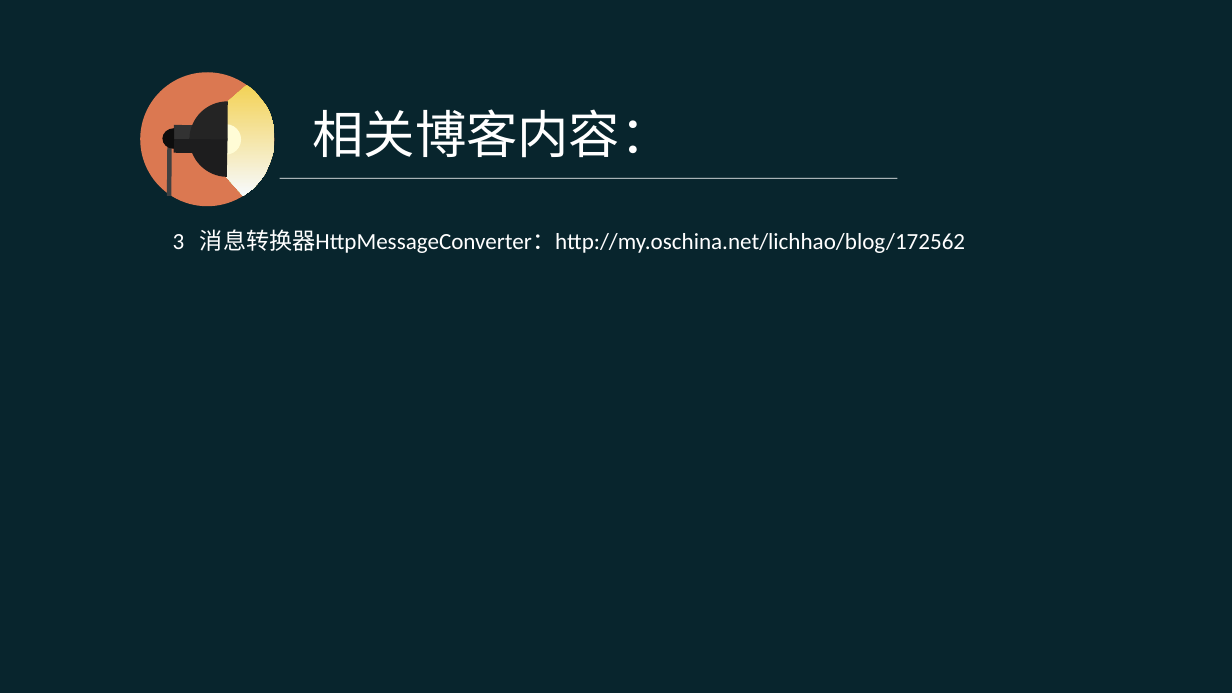
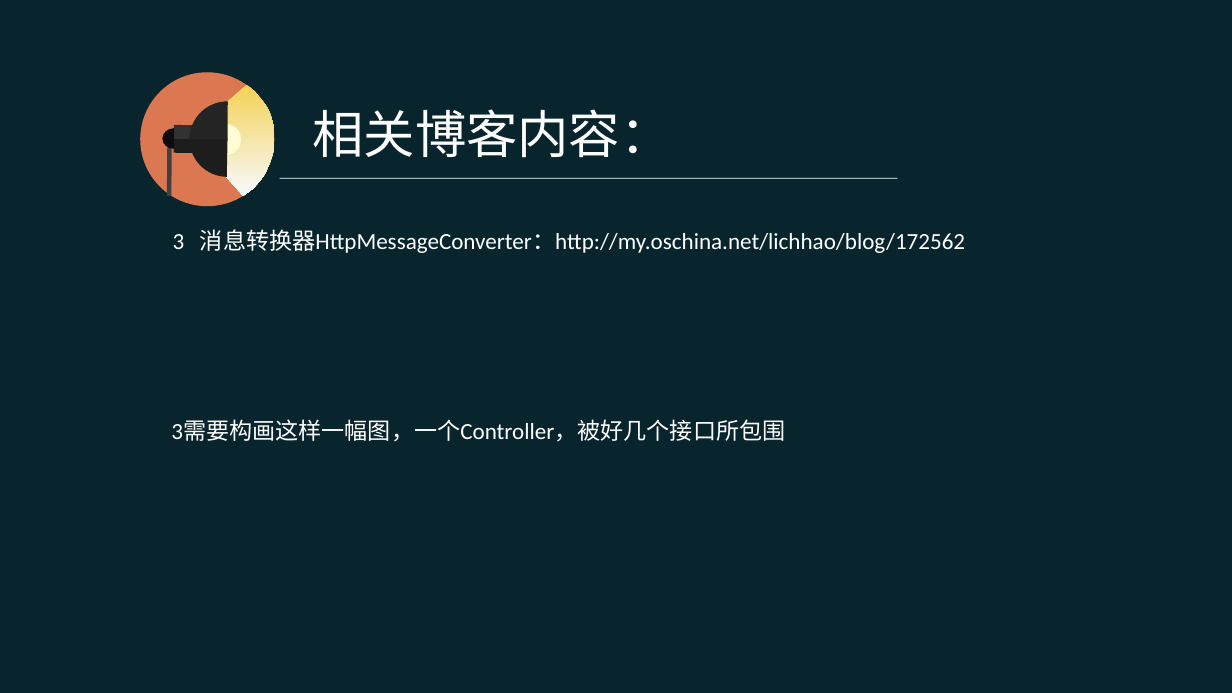
Before and after one commit to pingpangkuangmo/blog, a slide deck: slide 24 of 2015-4/SpringMVC的设计分享.ppt (slide 22 before the commit). Drawn at 1232x693 pixels with LibreOffice and Linux fonts; fonts in the diff are those of the drawing. Boxes give left, top, right and bottom in pixels: in the first picture for what was removed or moved away, otherwise in the second. Text is boxed around its words. In the diff, an @@ line names an element or a change of style, - is before the commit and + after.

```diff
--- a/2015-4/SpringMVC的设计分享.ppt
+++ b/2015-4/SpringMVC的设计分享.ppt
@@ text added at box(171, 419, 785, 442), 18 pt, text #FFFFFF @@
+3需要构画这样一幅图，一个Controller，被好几个接口所包围
```
Also in this commit, not shown: 3 slides added, 1 slide removed.
